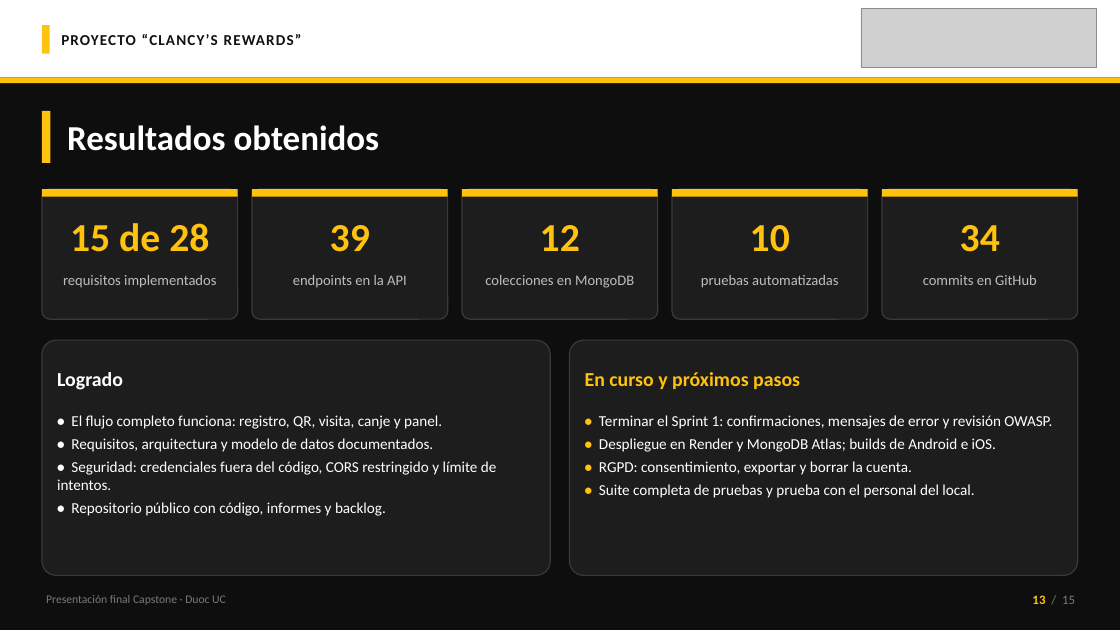
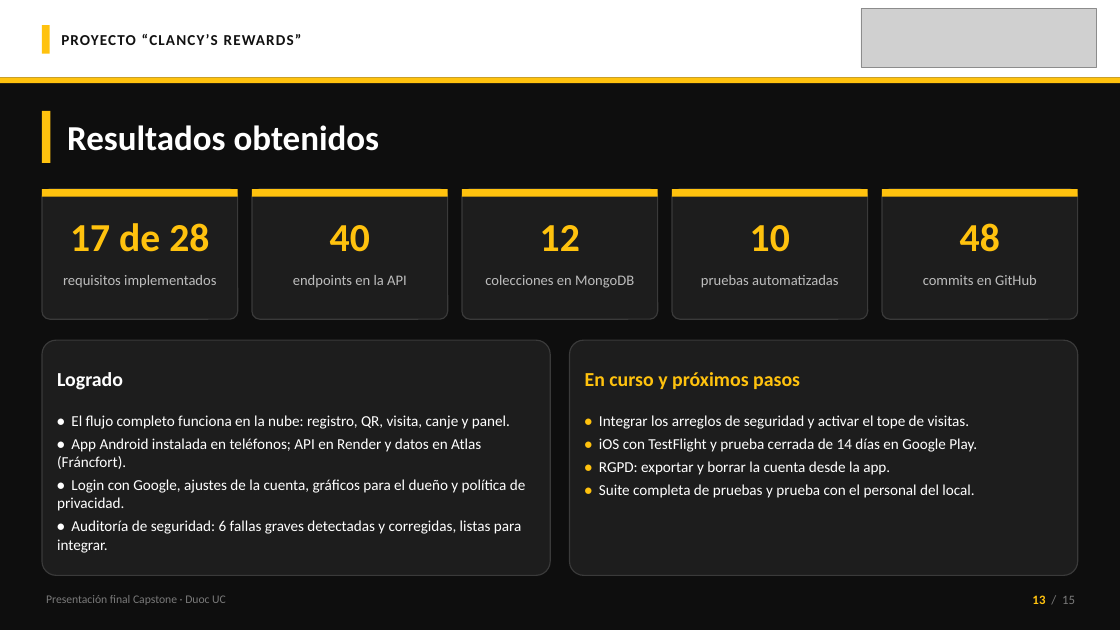
Before and after one commit to 44ndy/clancys-rewards, a slide deck: slide 13 of Fase 3/Evidencias Grupales/Presentación Final del proyecto (Español).pptx. Drawn at 1120x630 pixels with LibreOffice and Linux fonts; fonts in the diff are those of the drawing; grey boxes stand for pictures. Boxes give left, top, right and bottom in pixels: in the first picture for what was removed or moved away, otherwise in the second. Text is boxed around its words. In the diff, an @@ line names an element or a change of style, - is before the commit and + after.

Commit message:
Actualizar la presentación final y su guion al 19 de noviembre
- Cronograma: Sprint 2 en curso con Android en la nube; Sprint 1 con la
  auditoría de seguridad hecha.
- Resultados: 17 de 28 requisitos, 40 endpoints y 48 commits; lo logrado
  esta semana y los próximos pasos.
- Arquitectura y tecnologías: fotos en el disco de Render, Python 3.12 y
  login con Google.
- Obstáculos: el cierre de la app al abrirla en Android y cómo se resolvió.
- Guion: duración de 15 minutos, demo con PC y celular, y la pregunta sobre
  duplicar puntos.

```diff
--- a/Fase 3/Evidencias Grupales/Presentación Final del proyecto (Español).pptx
+++ b/Fase 3/Evidencias Grupales/Presentación Final del proyecto (Español).pptx
@@ text at [70,223,209,252]: text changed @@
-15 de 28
+17 de 28
@@ text at [330,225,370,252]: text changed @@
-39
+40
@@ text at [960,223,1000,252]: text changed @@
-34
+48
@@ text at [57,415,525,553]: text changed @@
-• El flujo completo funciona: registro, QR, visita, canje y panel.
-• Requisitos, arquitectura y modelo de datos documentados.
-• Seguridad: credenciales fuera del código, CORS restringido y límite de intentos.
-• Repositorio público con código, informes y backlog.
+• El flujo completo funciona en la nube: registro, QR, visita, canje y panel.
+• App Android instalada en teléfonos; API en Render y datos en Atlas (Fráncfort).
+• Login con Google, ajustes de la cuenta, gráficos para el dueño y política de privacidad.
+• Auditoría de seguridad: 6 fallas graves detectadas y corregidas, listas para integrar.
@@ text at [599,415,977,452]: text changed @@
-• Terminar el Sprint 1: confirmaciones, mensajes de error y revisión OWASP.
-• Despliegue en Render y MongoDB Atlas; builds de Android e iOS.
-• RGPD: consentimiento, exportar y borrar la cuenta.
+• Integrar los arreglos de seguridad y activar el tope de visitas.
+• iOS con TestFlight y prueba cerrada de 14 días en Google Play.
+• RGPD: exportar y borrar la cuenta desde la app.
```
Also in this commit, not shown: 4 other slides changed, 1 other file.
